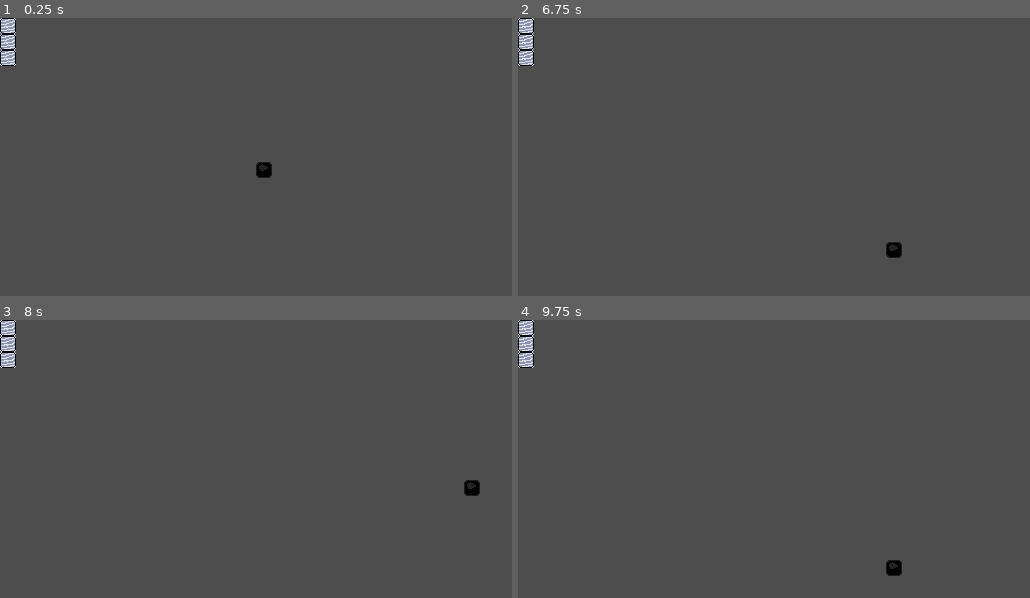
Above: before the commit, frames 1-4 (two rows, left to right).
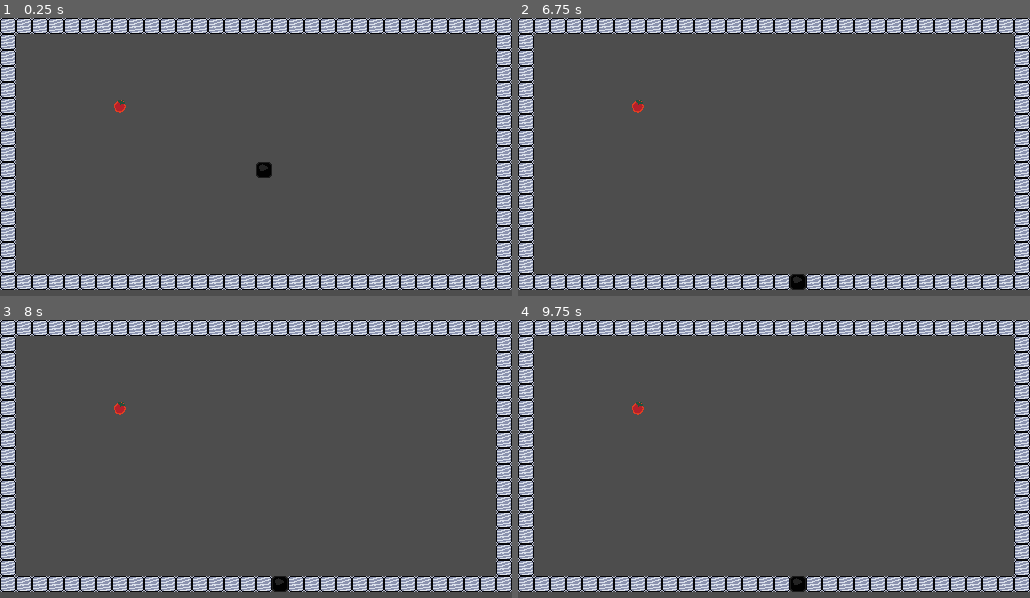
Above: after the commit, the same moments.

Repository: MuDotGen/SnakeFromMemory
Game: Godot game, scene res://scenes/World.tscn
Same seed, same stepped clock (60 frames per second), same inputs: the game is played once before the commit and once after it.
Inputs:
- Up to frame 1 (0.25 s): no input
- Up to frame 2 (6.75 s): tap Enter at 0.5 s; hold Right (ui_right) 0.53-1.28 s; hold Down (ui_down) 1.28-2.03 s; hold Right (ui_right) 2.03-2.78 s; hold Up (ui_up) 2.78-3.53 s; hold Left (ui_left) 3.53-5.03 s; hold Down (ui_down) 5.03-5.78 s; hold Right (ui_right) 5.78-6.53 s; hold Up (ui_up) from 6.53 s (still down)
- Up to frame 3 (8 s): release Up (ui_up) at 7.28 s; hold Right (ui_right) from 7.28 s (still down)
- Up to frame 4 (9.75 s): release Right (ui_right) at 8.03 s; hold Down (ui_down) 8.03-8.78 s; hold Left (ui_left) 8.78-9.53 s; hold Up (ui_up) from 9.53 s (still down)

The runs differ from the first frame. In frame 1, 16% of the frame differs, in the area x 0-100%, y 0-98%; in frame 2, 16%; in frame 3, 16%; in frame 4, 16%.

Commit message:
Collision detection for food and obstacles

Diff:
--- a/Project/scenes/Food.tscn
+++ b/Project/scenes/Food.tscn
@@ -6,8 +6,9 @@
 [sub_resource type="RectangleShape2D" id="RectangleShape2D_j37r1"]
 size = Vector2(10, 10)
 
-[node name="Food" type="Area2D"]
+[node name="Food" type="Area2D" groups=["foods"]]
 collision_layer = 4
+collision_mask = 3
 script = ExtResource("1_s6nb4")
 
 [node name="Sprite2D" type="Sprite2D" parent="."]
--- a/Project/scenes/Level.tscn
+++ b/Project/scenes/Level.tscn
@@ -16,7 +16,7 @@
 [node name="Foods" type="Node" parent="."]
 
 [node name="Food" parent="Foods" instance=ExtResource("2_nyvoh")]
-position = Vector2(8, 0)
+position = Vector2(120, 88)
 
 [node name="Obstacles" type="Node" parent="."]
 
@@ -28,3 +28,279 @@
 
 [node name="Obstacle3" parent="Obstacles" instance=ExtResource("4_y3j4x")]
 position = Vector2(8, 40)
+
+[node name="Obstacle4" parent="Obstacles" instance=ExtResource("4_y3j4x")]
+position = Vector2(8, 56)
+
+[node name="Obstacle5" parent="Obstacles" instance=ExtResource("4_y3j4x")]
+position = Vector2(8, 72)
+
+[node name="Obstacle6" parent="Obstacles" instance=ExtResource("4_y3j4x")]
+position = Vector2(8, 88)
+
+[node name="Obstacle7" parent="Obstacles" instance=ExtResource("4_y3j4x")]
+position = Vector2(8, 104)
+
+[node name="Obstacle8" parent="Obstacles" instance=ExtResource("4_y3j4x")]
+position = Vector2(8, 120)
+
+[node name="Obstacle9" parent="Obstacles" instance=ExtResource("4_y3j4x")]
+position = Vector2(8, 136)
+
+[node name="Obstacle10" parent="Obstacles" instance=ExtResource("4_y3j4x")]
+position = Vector2(8, 152)
+
+[node name="Obstacle11" parent="Obstacles" instance=ExtResource("4_y3j4x")]
+position = Vector2(8, 168)
+
+[node name="Obstacle12" parent="Obstacles" instance=ExtResource("4_y3j4x")]
+position = Vector2(8, 184)
+
+[node name="Obstacle13" parent="Obstacles" instance=ExtResource("4_y3j4x")]
+position = Vector2(8, 200)
+
+[node name="Obstacle14" parent="Obstacles" instance=ExtResource("4_y3j4x")]
+position = Vector2(8, 216)
+
+[node name="Obstacle15" parent="Obstacles" instance=ExtResource("4_y3j4x")]
+position = Vector2(8, 232)
+
+[node name="Obstacle16" parent="Obstacles" instance=ExtResource("4_y3j4x")]
+position = Vector2(8, 248)
+
+[node name="Obstacle17" parent="Obstacles" instance=ExtResource("4_y3j4x")]
+position = Vector2(8, 264)
+
+[node name="Obstacle18" parent="Obstacles" instance=ExtResource("4_y3j4x")]
+position = Vector2(24, 264)
+
+[node name="Obstacle19" parent="Obstacles" instance=ExtResource("4_y3j4x")]
+position = Vector2(40, 264)
+
+[node name="Obstacle20" parent="Obstacles" instance=ExtResource("4_y3j4x")]
+position = Vector2(56, 264)
+
+[node name="Obstacle21" parent="Obstacles" instance=ExtResource("4_y3j4x")]
+position = Vector2(72, 264)
+
+[node name="Obstacle22" parent="Obstacles" instance=ExtResource("4_y3j4x")]
+position = Vector2(88, 264)
+
+[node name="Obstacle23" parent="Obstacles" instance=ExtResource("4_y3j4x")]
+position = Vector2(104, 264)
+
+[node name="Obstacle24" parent="Obstacles" instance=ExtResource("4_y3j4x")]
+position = Vector2(120, 264)
+
+[node name="Obstacle25" parent="Obstacles" instance=ExtResource("4_y3j4x")]
+position = Vector2(136, 264)
+
+[node name="Obstacle26" parent="Obstacles" instance=ExtResource("4_y3j4x")]
+position = Vector2(152, 264)
+
+[node name="Obstacle27" parent="Obstacles" instance=ExtResource("4_y3j4x")]
+position = Vector2(168, 264)
+
+[node name="Obstacle28" parent="Obstacles" instance=ExtResource("4_y3j4x")]
+position = Vector2(184, 264)
+
+[node name="Obstacle29" parent="Obstacles" instance=ExtResource("4_y3j4x")]
+position = Vector2(200, 264)
+
+[node name="Obstacle30" parent="Obstacles" instance=ExtResource("4_y3j4x")]
+position = Vector2(216, 264)
+
+[node name="Obstacle31" parent="Obstacles" instance=ExtResource("4_y3j4x")]
+position = Vector2(232, 264)
+
+[node name="Obstacle32" parent="Obstacles" instance=ExtResource("4_y3j4x")]
+position = Vector2(248, 264)
+
+[node name="Obstacle33" parent="Obstacles" instance=ExtResource("4_y3j4x")]
+position = Vector2(264, 264)
+
+[node name="Obstacle34" parent="Obstacles" instance=ExtResource("4_y3j4x")]
+position = Vector2(280, 264)
+
+[node name="Obstacle35" parent="Obstacles" instance=ExtResource("4_y3j4x")]
+position = Vector2(296, 264)
+
+[node name="Obstacle36" parent="Obstacles" instance=ExtResource("4_y3j4x")]
+position = Vector2(312, 264)
+
+[node name="Obstacle37" parent="Obstacles" instance=ExtResource("4_y3j4x")]
+position = Vector2(328, 264)
+
+[node name="Obstacle38" parent="Obstacles" instance=ExtResource("4_y3j4x")]
+position = Vector2(344, 264)
+
+[node name="Obstacle39" parent="Obstacles" instance=ExtResource("4_y3j4x")]
+position = Vector2(360, 264)
+
+[node name="Obstacle40" parent="Obstacles" instance=ExtResource("4_y3j4x")]
+position = Vector2(376, 264)
+
+[node name="Obstacle41" parent="Obstacles" instance=ExtResource("4_y3j4x")]
+position = Vector2(392, 264)
+
+[node name="Obstacle42" parent="Obstacles" instance=ExtResource("4_y3j4x")]
+position = Vector2(408, 264)
+
+[node name="Obstacle43" parent="Obstacles" instance=ExtResource("4_y3j4x")]
+position = Vector2(424, 264)
+
+[node name="Obstacle44" parent="Obstacles" instance=ExtResource("4_y3j4x")]
+position = Vector2(440, 264)
+
+[node name="Obstacle45" parent="Obstacles" instance=ExtResource("4_y3j4x")]
+position = Vector2(456, 264)
+
+[node name="Obstacle46" parent="Obstacles" instance=ExtResource("4_y3j4x")]
+position = Vector2(472, 264)
+
+[node name="Obstacle47" parent="Obstacles" instance=ExtResource("4_y3j4x")]
+position = Vector2(488, 264)
+
+[node name="Obstacle48" parent="Obstacles" instance=ExtResource("4_y3j4x")]
+position = Vector2(504, 264)
+
+[node name="Obstacle49" parent="Obstacles" instance=ExtResource("4_y3j4x")]
+position = Vector2(504, 248)
+
+[node name="Obstacle50" parent="Obstacles" instance=ExtResource("4_y3j4x")]
+position = Vector2(504, 232)
+
+[node name="Obstacle51" parent="Obstacles" instance=ExtResource("4_y3j4x")]
+position = Vector2(504, 216)
+
+[node name="Obstacle52" parent="Obstacles" instance=ExtResource("4_y3j4x")]
+position = Vector2(504, 200)
+
+[node name="Obstacle53" parent="Obstacles" instance=ExtResource("4_y3j4x")]
+position = Vector2(504, 184)
+
+[node name="Obstacle54" parent="Obstacles" instance=ExtResource("4_y3j4x")]
+position = Vector2(504, 168)
+
+[node name="Obstacle55" parent="Obstacles" instance=ExtResource("4_y3j4x")]
+position = Vector2(504, 152)
+
+[node name="Obstacle56" parent="Obstacles" instance=ExtResource("4_y3j4x")]
+position = Vector2(504, 136)
+
+[node name="Obstacle57" parent="Obstacles" instance=ExtResource("4_y3j4x")]
+position = Vector2(504, 120)
+
+[node name="Obstacle58" parent="Obstacles" instance=ExtResource("4_y3j4x")]
+position = Vector2(504, 104)
+
+[node name="Obstacle59" parent="Obstacles" instance=ExtResource("4_y3j4x")]
+position = Vector2(504, 88)
+
+[node name="Obstacle60" parent="Obstacles" instance=ExtResource("4_y3j4x")]
+position = Vector2(504, 72)
+
+[node name="Obstacle61" parent="Obstacles" instance=ExtResource("4_y3j4x")]
+position = Vector2(504, 56)
+
+[node name="Obstacle62" parent="Obstacles" instance=ExtResource("4_y3j4x")]
+position = Vector2(504, 40)
+
+[node name="Obstacle63" parent="Obstacles" instance=ExtResource("4_y3j4x")]
+position = Vector2(504, 24)
+
+[node name="Obstacle64" parent="Obstacles" instance=ExtResource("4_y3j4x")]
+position = Vector2(504, 8)
+
+[node name="Obstacle65" parent="Obstacles" instance=ExtResource("4_y3j4x")]
+position = Vector2(488, 8)
+
+[node name="Obstacle66" parent="Obstacles" instance=ExtResource("4_y3j4x")]
+position = Vector2(472, 8)
+
+[node name="Obstacle67" parent="Obstacles" instance=ExtResource("4_y3j4x")]
+position = Vector2(456, 8)
+
+[node name="Obstacle68" parent="Obstacles" instance=ExtResource("4_y3j4x")]
+position = Vector2(440, 8)
+
+[node name="Obstacle69" parent="Obstacles" instance=ExtResource("4_y3j4x")]
+position = Vector2(424, 8)
+
+[node name="Obstacle70" parent="Obstacles" instance=ExtResource("4_y3j4x")]
+position = Vector2(408, 8)
+
+[node name="Obstacle71" parent="Obstacles" instance=ExtResource("4_y3j4x")]
+position = Vector2(392, 8)
+
+[node name="Obstacle72" parent="Obstacles" instance=ExtResource("4_y3j4x")]
+position = Vector2(376, 8)
+
+[node name="Obstacle73" parent="Obstacles" instance=ExtResource("4_y3j4x")]
+position = Vector2(360, 8)
+
+[node name="Obstacle74" parent="Obstacles" instance=ExtResource("4_y3j4x")]
+position = Vector2(344, 8)
+
+[node name="Obstacle75" parent="Obstacles" instance=ExtResource("4_y3j4x")]
+position = Vector2(328, 8)
+
+[node name="Obstacle76" parent="Obstacles" instance=ExtResource("4_y3j4x")]
+position = Vector2(312, 8)
+
+[node name="Obstacle77" parent="Obstacles" instance=ExtResource("4_y3j4x")]
+position = Vector2(296, 8)
+
+[node name="Obstacle78" parent="Obstacles" instance=ExtResource("4_y3j4x")]
+position = Vector2(280, 8)
+
+[node name="Obstacle79" parent="Obstacles" instance=ExtResource("4_y3j4x")]
+position = Vector2(264, 8)
+
+[node name="Obstacle80" parent="Obstacles" instance=ExtResource("4_y3j4x")]
+position = Vector2(248, 8)
+
+[node name="Obstacle81" parent="Obstacles" instance=ExtResource("4_y3j4x")]
+position = Vector2(232, 8)
+
+[node name="Obstacle82" parent="Obstacles" instance=ExtResource("4_y3j4x")]
+position = Vector2(216, 8)
+
+[node name="Obstacle83" parent="Obstacles" instance=ExtResource("4_y3j4x")]
+position = Vector2(200, 8)
+
+[node name="Obstacle84" parent="Obstacles" instance=ExtResource("4_y3j4x")]
+position = Vector2(184, 8)
+
+[node name="Obstacle85" parent="Obstacles" instance=ExtResource("4_y3j4x")]
+position = Vector2(168, 8)
+
+[node name="Obstacle86" parent="Obstacles" instance=ExtResource("4_y3j4x")]
+position = Vector2(152, 8)
+
+[node name="Obstacle87" parent="Obstacles" instance=ExtResource("4_y3j4x")]
+position = Vector2(136, 8)
+
+[node name="Obstacle88" parent="Obstacles" instance=ExtResource("4_y3j4x")]
+position = Vector2(120, 8)
+
+[node name="Obstacle89" parent="Obstacles" instance=ExtResource("4_y3j4x")]
+position = Vector2(104, 8)
+
+[node name="Obstacle90" parent="Obstacles" instance=ExtResource("4_y3j4x")]
+position = Vector2(104, 8)
+
+[node name="Obstacle91" parent="Obstacles" instance=ExtResource("4_y3j4x")]
+position = Vector2(88, 8)
+
+[node name="Obstacle92" parent="Obstacles" instance=ExtResource("4_y3j4x")]
+position = Vector2(72, 8)
+
+[node name="Obstacle93" parent="Obstacles" instance=ExtResource("4_y3j4x")]
+position = Vector2(56, 8)
+
+[node name="Obstacle94" parent="Obstacles" instance=ExtResource("4_y3j4x")]
+position = Vector2(40, 8)
+
+[node name="Obstacle95" parent="Obstacles" instance=ExtResource("4_y3j4x")]
+position = Vector2(24, 8)
--- a/Project/scenes/Obstacle.tscn
+++ b/Project/scenes/Obstacle.tscn
@@ -5,7 +5,7 @@
 [sub_resource type="RectangleShape2D" id="RectangleShape2D_d66jl"]
 size = Vector2(10, 10)
 
-[node name="Obstacle" type="Area2D"]
+[node name="Obstacle" type="Area2D" groups=["obstacles"]]
 
 [node name="Sprite2D" type="Sprite2D" parent="."]
 texture = ExtResource("1_tly2v")
--- a/Project/scenes/Player.tscn
+++ b/Project/scenes/Player.tscn
@@ -7,36 +7,14 @@
 [ext_resource type="Script" path="res://scripts/state/MovingMoveState.gd" id="5_bi073"]
 [ext_resource type="Script" path="res://scripts/state/PausedMoveState.gd" id="6_7dcsv"]
 
-[node name="Player" type="Node2D" node_paths=PackedStringArray("snake_segments_node")]
+[node name="Player" type="Node2D" node_paths=PackedStringArray("snake_segments_node", "move_state_machine")]
 script = ExtResource("1_wvwxf")
 snake_segment_scene = ExtResource("2_g6m7x")
 snake_segments_node = NodePath("SnakeSegments")
+move_state_machine = NodePath("MoveStateMachine")
 grid_position = Vector2(2, 0)
 
 [node name="SnakeSegments" type="Node2D" parent="."]
-
-[node name="SnakeSegment" parent="SnakeSegments" instance=ExtResource("2_g6m7x")]
-visible = false
-
-[node name="SnakeSegment2" parent="SnakeSegments" instance=ExtResource("2_g6m7x")]
-visible = false
-position = Vector2(16, 0)
-
-[node name="SnakeSegment3" parent="SnakeSegments" instance=ExtResource("2_g6m7x")]
-visible = false
-position = Vector2(32, 0)
-
-[node name="SnakeSegment4" parent="SnakeSegments" instance=ExtResource("2_g6m7x")]
-visible = false
-position = Vector2(48, 0)
-
-[node name="SnakeSegment5" parent="SnakeSegments" instance=ExtResource("2_g6m7x")]
-visible = false
-position = Vector2(48, 16)
-
-[node name="SnakeSegment6" parent="SnakeSegments" instance=ExtResource("2_g6m7x")]
-visible = false
-position = Vector2(64, 16)
 
 [node name="MoveStateMachine" type="Node" parent="." node_paths=PackedStringArray("current_state")]
 script = ExtResource("3_b7si2")
--- a/Project/scenes/SnakeSegment.tscn
+++ b/Project/scenes/SnakeSegment.tscn
@@ -6,7 +6,7 @@
 [sub_resource type="RectangleShape2D" id="RectangleShape2D_8ch7p"]
 size = Vector2(10, 10)
 
-[node name="SnakeSegment" type="Area2D"]
+[node name="SnakeSegment" type="Area2D" groups=["snakeSegments"]]
 collision_mask = 7
 script = ExtResource("1_5rsfg")
 
--- a/Project/scripts/Player.gd
+++ b/Project/scripts/Player.gd
@@ -8,12 +8,15 @@
 # Player Direction
 @export var current_direction: Vector2 = GridUtility.DIRECTIONS.DOWN
 
+# Player MoveStateMachine
+@export var move_state_machine: Node
+
 #@onready var snake_segments: Array[Node] = snake_segments_node.get_children()
 
 func _ready():
-
 	if snake_segment_scene:
 		var first_segment = snake_segment_scene.instantiate()
+		first_segment.area_entered.connect(_on_snake_segment_collision)
 		snake_segments_node.add_child(first_segment) # Add the new instance to the container of snake segments
 
 		#snake_segments = snake_segments_node.get_children()
@@ -21,3 +24,26 @@
 			#print(segment.name)
 	else:
 		push_error("No snake_segment_scene assigned in the Player scene")
+
+	_change_move_state("IdleMoveState")
+
+func _change_move_state(state_name: StringName):
+	if move_state_machine:
+		move_state_machine.on_child_transitioned(state_name)
+	else:
+		push_error("No move_state_machine assigned in the Player scene")
+
+func _on_snake_segment_collision(area: Area2D):
+	# Let a manager know hit something and what it is
+	if area.is_in_group("snakeSegment"):
+		print("Hit Snake Segment: " + area.name)
+		_change_move_state("PausedMoveState")
+	elif area.is_in_group("obstacles"):
+		print("Hit an Obstacle: " + area.name)
+		area.queue_free()
+		_change_move_state("PausedMoveState")
+	elif area.is_in_group("foods"):
+		print("Hit a Food")
+		area.queue_free()
+	else:
+		print("Hit something")
--- a/Project/scripts/state/StateMachine.gd
+++ b/Project/scripts/state/StateMachine.gd
@@ -28,7 +28,7 @@
 	current_state.Physics_update(delta)
 
 # Using StringName here is much faster for comparing and grabbing the correct state in a Dictionary
-func on_child_transitioned(new_state_name: StringName) -> void:
+func on_child_transitioned(new_state_name: StringName):
 	var new_state = states.get(new_state_name)
 	if new_state != null:
 		if new_state != current_state:
